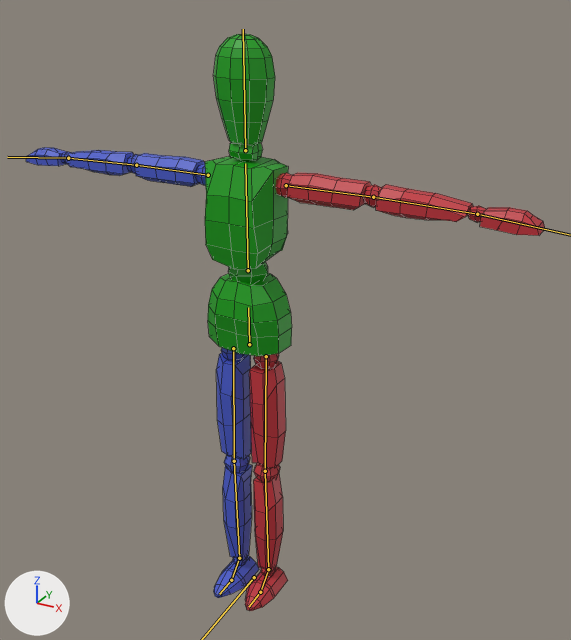
What one commit did to the FBX model Assets/Blender/Character.fbx.
The view is the same before and after, from a 50 mm lens placed at (1.062, -1.721, 1.797), pointed at (0.093, 0.041, 0.916). The lights are fixed; the arrows at lower left show +X, +Y and +Z. The bones that bend it are drawn over the model as lines. Mesh edges are drawn as thin lines.

Names of what the first picture shows: 'Character'.
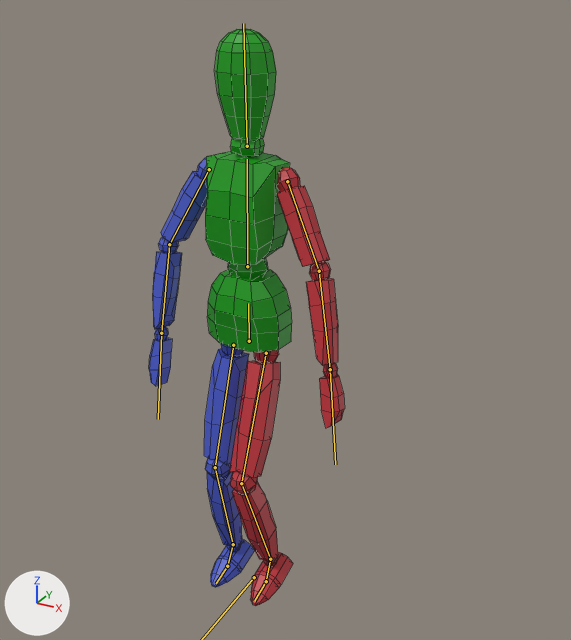
The newer file adds an action. The first version stands in its rest pose; the second is drawn at frame 1 of the action 'Falling'.

Boxes (x1, y1, x2, y2) around the edits, measured in the pictures (571 x 640 px):
'Character', posed (62% narrower): before (26, 34, 545, 611); after (149, 29, 345, 606)
bone 'Hip', root to tip: before (249, 344) to (248, 307); after (249, 341) to (248, 303)
bone 'Spine', root to tip: before (248, 270) to (245, 163); after (247, 266) to (247, 159)
bone 'Head', root to tip: before (245, 150) to (243, 29); after (247, 146) to (243, 23)
bone 'Upper Arm.L', root to tip: before (286, 185) to (373, 197); after (287, 181) to (319, 271)
bone 'Lower Arm.L', root to tip: before (373, 197) to (477, 214); after (319, 271) to (330, 369)
bone 'Upper Arm.R', root to tip: before (208, 175) to (136, 165); after (209, 169) to (169, 244)
bone 'Lower Arm.R', root to tip: before (136, 165) to (68, 158); after (169, 244) to (161, 333)
bone 'Upper Leg.L', root to tip: before (266, 356) to (265, 471); after (266, 353) to (241, 483)
bone 'Lower Leg.L', root to tip: before (265, 471) to (268, 569); after (241, 483) to (270, 559)
bone 'Upper Leg.R', root to tip: before (233, 348) to (234, 461); after (233, 345) to (215, 467)
bone 'Lower Leg.R', root to tip: before (234, 461) to (239, 558); after (215, 467) to (233, 544)

Edits to the bpy script that builds the scene:
```text
Change bone_hip:
    where bone_hip = bpy.data.objects['Armature'].pose.bones['Hip']  # child of 'Root'
    bone_hip.location: (0.0, 0.0, 0.0) -> (0.0, 0.06, 0.0)
Change bone_spine:
    where bone_spine = bpy.data.objects['Armature'].pose.bones['Spine']  # child of 'Hip'
    bone_spine.rotation_quaternion: (1.0, 0.0, 0.0, 0.0) -> (1.0, 0.0, 0.0, -0.01)  # degrees (0, 0, 0) -> degrees (0, 0, -1)
Change bone_head:
    where bone_head = bpy.data.objects['Armature'].pose.bones['Head']  # child of 'Spine'
    bone_head.rotation_quaternion: (1.0, 0.0, 0.0, 0.0) -> (1.0, 0.0, 0.0, 0.014)  # degrees (0, 0, 0) -> degrees (0, 0, 2)
Change bone_upper_arm_l:
    where bone_upper_arm_l = bpy.data.objects['Armature'].pose.bones['Upper Arm.L']  # child of 'Spine'
    bone_upper_arm_l.rotation_quaternion: (1.0, 0.0, 0.0, 0.0) -> (0.864, 0.085, -0.048, -0.494)  # degrees (0, 0, 0) -> degrees (11, 0, -60)
Change bone_lower_arm_l:
    where bone_lower_arm_l = bpy.data.objects['Armature'].pose.bones['Lower Arm.L']  # child of 'Upper Arm.L'
    bone_lower_arm_l.rotation_quaternion: (1.0, 0.0, 0.0, 0.0) -> (0.993, 0.001, -0.023, -0.117)  # degrees (0, 0, 0) -> degrees (0, -3, -13)
Change bone_upper_arm_r:
    where bone_upper_arm_r = bpy.data.objects['Armature'].pose.bones['Upper Arm.R']  # child of 'Spine'
    bone_upper_arm_r.rotation_quaternion: (1.0, 0.0, 0.0, 0.0) -> (0.84, 0.097, 0.065, 0.53)  # degrees (0, 0, 0) -> degrees (13, 0, 65)
Change bone_lower_arm_r:
    where bone_lower_arm_r = bpy.data.objects['Armature'].pose.bones['Lower Arm.R']  # child of 'Upper Arm.R'
    bone_lower_arm_r.rotation_quaternion: (1.0, 0.0, 0.0, 0.0) -> (0.977, 0.0, 0.048, 0.205)  # degrees (0, 0, 0) -> degrees (1, 5, 24)
Change bone_upper_leg_l:
    where bone_upper_leg_l = bpy.data.objects['Armature'].pose.bones['Upper Leg.L']  # child of 'Hip'
    bone_upper_leg_l.rotation_quaternion: (1.0, 0.0, 0.0, 0.0) -> (0.98, 0.197, 0.017, 0.012)  # degrees (0, 0, 0) -> degrees (23, 2, 2)
Change bone_lower_leg_l:
    where bone_lower_leg_l = bpy.data.objects['Armature'].pose.bones['Lower Leg.L']  # child of 'Upper Leg.L'
    bone_lower_leg_l.rotation_quaternion: (1.0, 0.0, 0.0, 0.0) -> (0.937, -0.348, 0.0, 0.0)  # degrees (0, 0, 0) -> degrees (-41, 0, 0)
Change bone_upper_leg_r:
    where bone_upper_leg_r = bpy.data.objects['Armature'].pose.bones['Upper Leg.R']  # child of 'Hip'
    bone_upper_leg_r.rotation_quaternion: (1.0, 0.0, 0.0, 0.0) -> (0.993, 0.117, -0.017, -0.017)  # degrees (0, 0, 0) -> degrees (13, -2, -2)
Change bone_lower_leg_r:
    where bone_lower_leg_r = bpy.data.objects['Armature'].pose.bones['Lower Leg.R']  # child of 'Upper Leg.R'
    bone_lower_leg_r.rotation_quaternion: (1.0, 0.0, 0.0, 0.0) -> (0.971, -0.239, 0.0, 0.0)  # degrees (0, 0, 0) -> degrees (-28, 0, 0)
```
